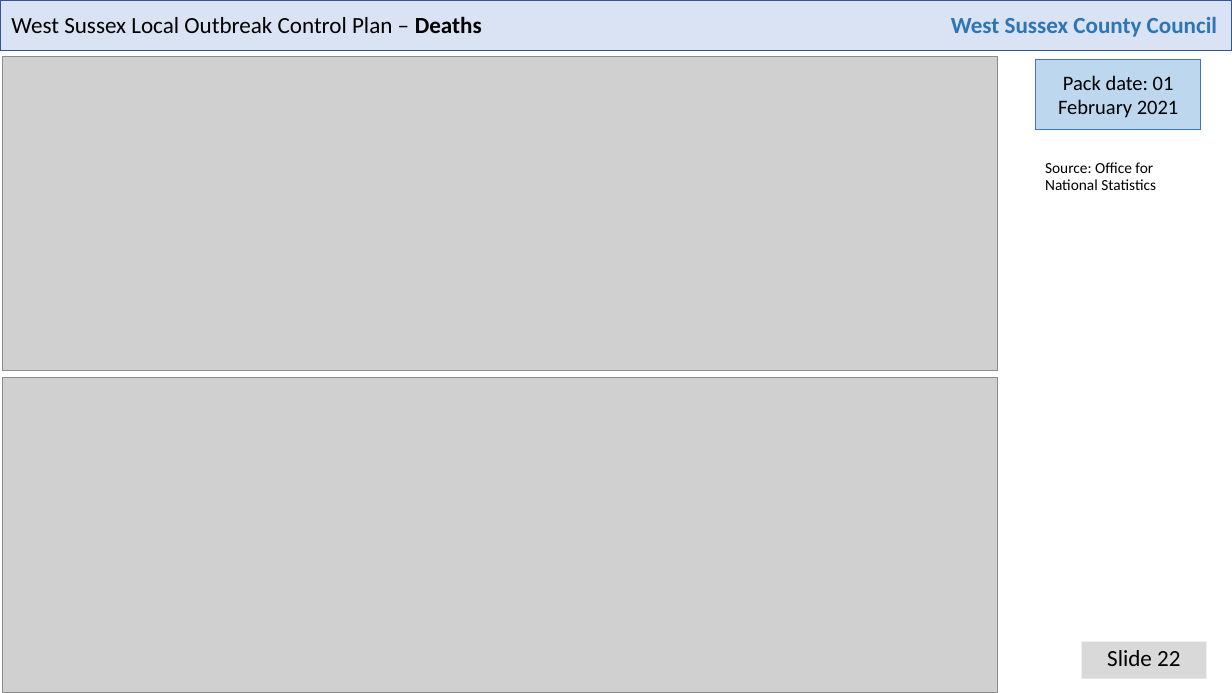
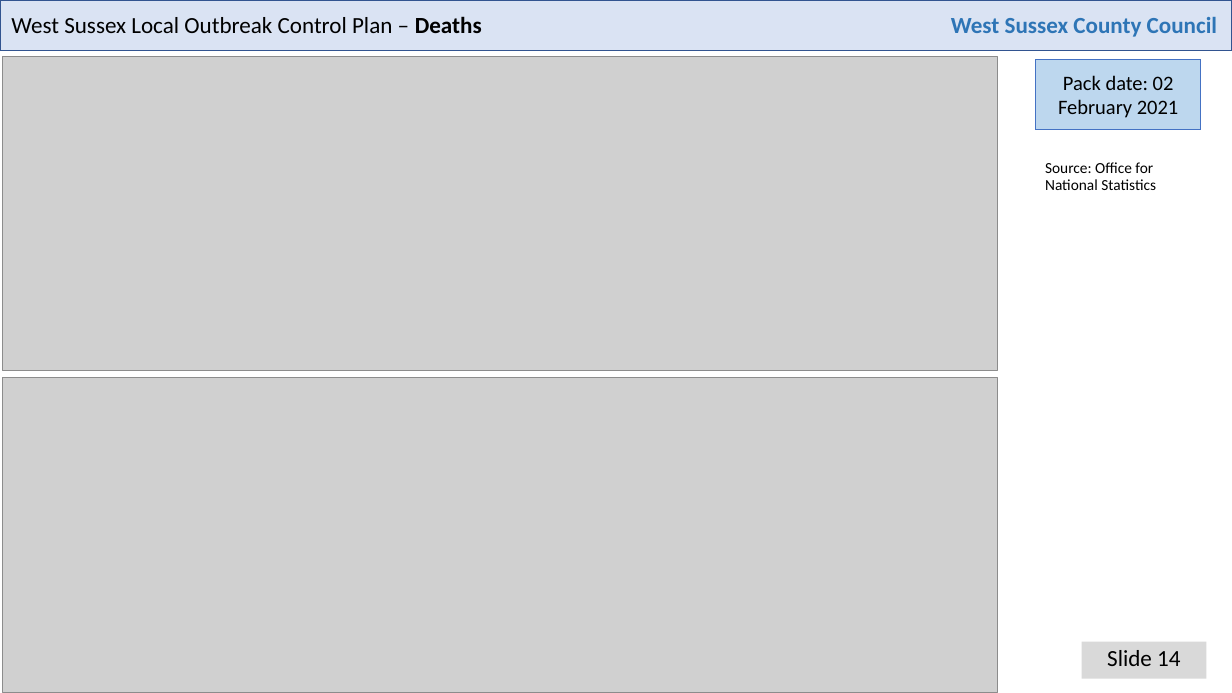
Before and after one commit to psychty/wsx_covid_datapack_public, a slide deck: slide 14 of Latest_West_Sussex_C19_slide_deck.pptx (slide 22 before the commit). Drawn at 1232x693 pixels with LibreOffice and Linux fonts; fonts in the diff are those of the drawing; grey boxes stand for pictures. Boxes give left, top, right and bottom in pixels: in the first picture for what was removed or moved away, otherwise in the second. Text is boxed around its words. In the diff, an @@ line names an element or a change of style, - is before the commit and + after.

```diff
--- a/Latest_West_Sussex_C19_slide_deck.pptx
+++ b/Latest_West_Sussex_C19_slide_deck.pptx
@@ text in rectangle at bbox=[1058, 75, 1178, 118]: text changed @@
-Pack date: 01 February 2021
+Pack date: 02 February 2021
@@ text at bbox=[1107, 650, 1180, 666]: text changed @@
-Slide 22
+Slide 14
```
Also in this commit, not shown: 16 other slides changed, 6 slides removed, 28 other files.
